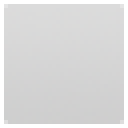
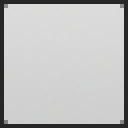
The second w=128, h=128 image is a revision of the first. Changes to its layers:
renamed "Layer 2" to "Background(Testing)", showed it over (0, 0, 128, 128)
